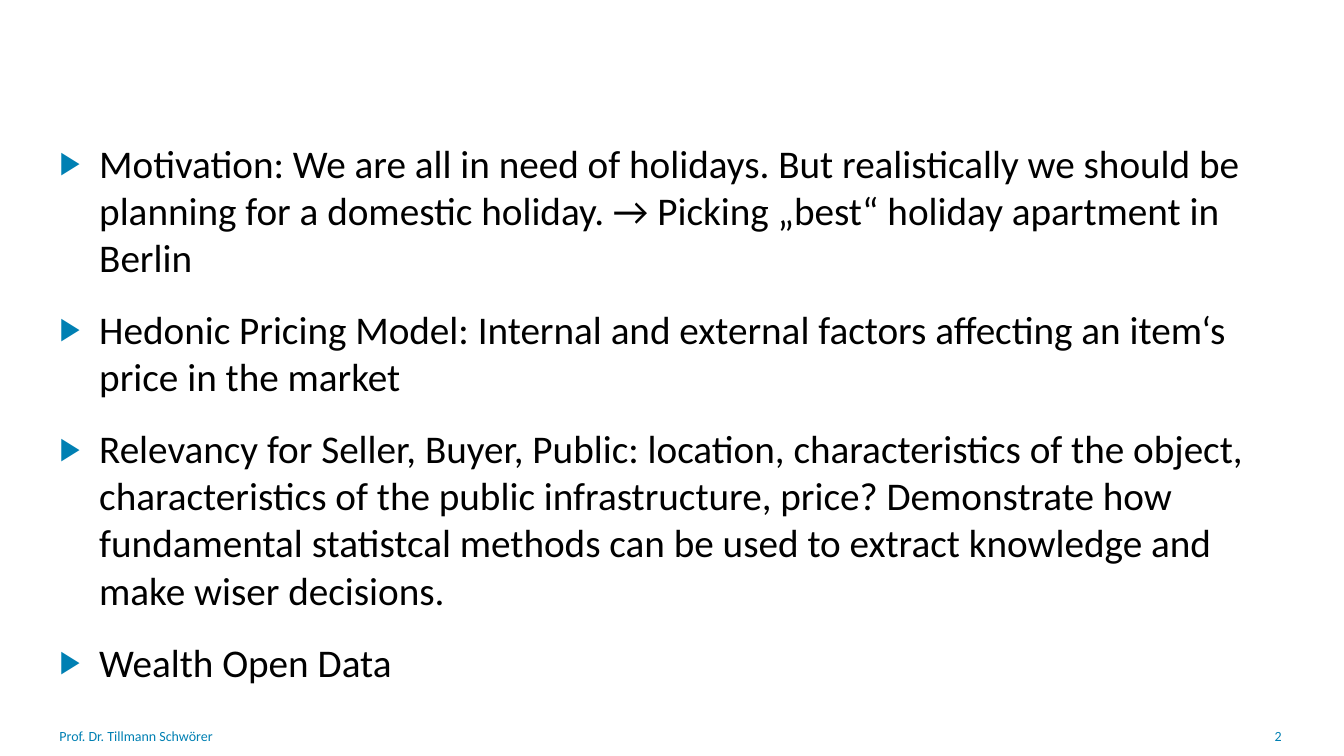
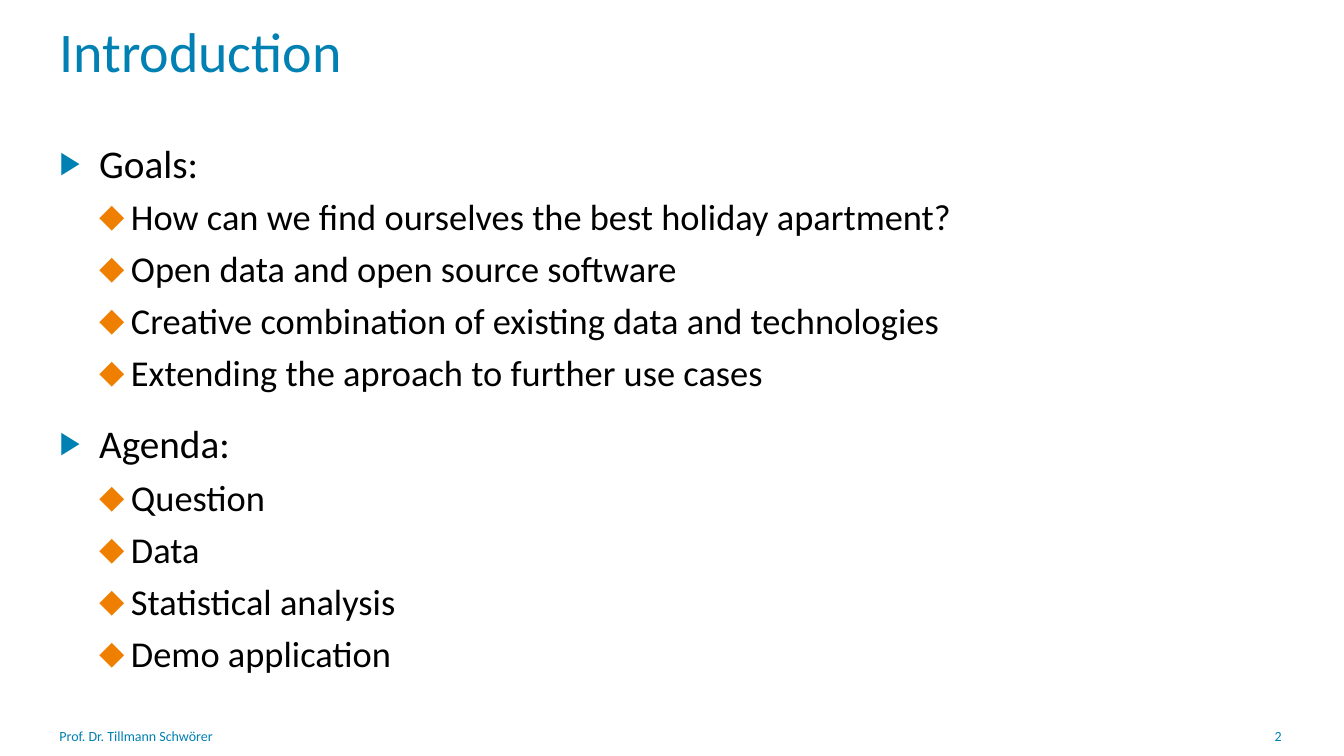
Before and after one commit to tillschwoerer/airbnb, a slide deck: slide 2 of slides/picking-holiday-flat.pptx. Drawn at 1344x756 pixels with LibreOffice and Linux fonts; fonts in the diff are those of the drawing; background and template pictures are left out. Boxes give left, top, right and bottom in pixels: in the first picture for what was removed or moved away, otherwise in the second. Text is boxed around its words. In the diff, an @@ line names an element or a change of style, - is before the commit and + after.

Commit message:
Update powerpoint

```diff
--- a/slides/picking-holiday-flat.pptx
+++ b/slides/picking-holiday-flat.pptx
@@ title added at (60,33,342,73), 40 pt, text #0080B3 @@
+Introduction
@@ text at (99,150,951,673): text changed; size 28 to 26 pt @@
-▶ Motivation: We are all in need of holidays. But realistically we should be planning for a domestic holiday. → Picking „best“ holiday apartment in Berlin
-▶ Hedonic Pricing Model: Internal and external factors affecting an item‘s price in the market
-▶ Relevancy for Seller, Buyer, Public: location, characteristics of the object, characteristics of the public infrastructure, price? Demonstrate how fundamental statistcal methods can be used to extract knowledge and make wiser decisions.
-▶ Wealth Open Data
+▶ Goals:
+  ⬥ How can we find ourselves the best holiday apartment?
+  ⬥ Open data and open source software
+  ⬥ Creative combination of existing data and technologies
+  ⬥ Extending the aproach to further use cases
+▶ Agenda:
+  ⬥ Question
+  ⬥ Data
+  ⬥ Statistical analysis
+  ⬥ Demo application
```
Also in this commit, not shown: 6 other slides changed, 1 slide added.
